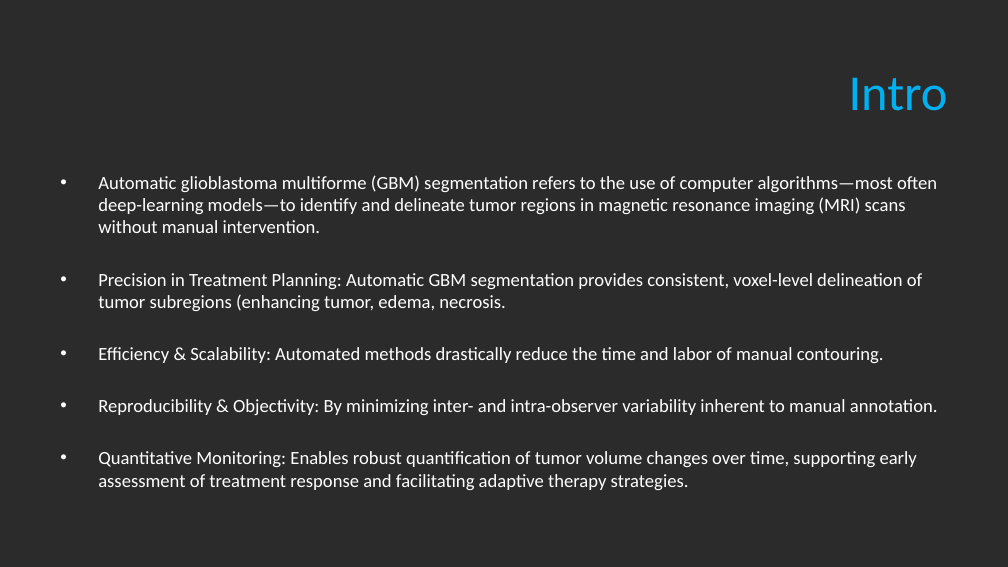
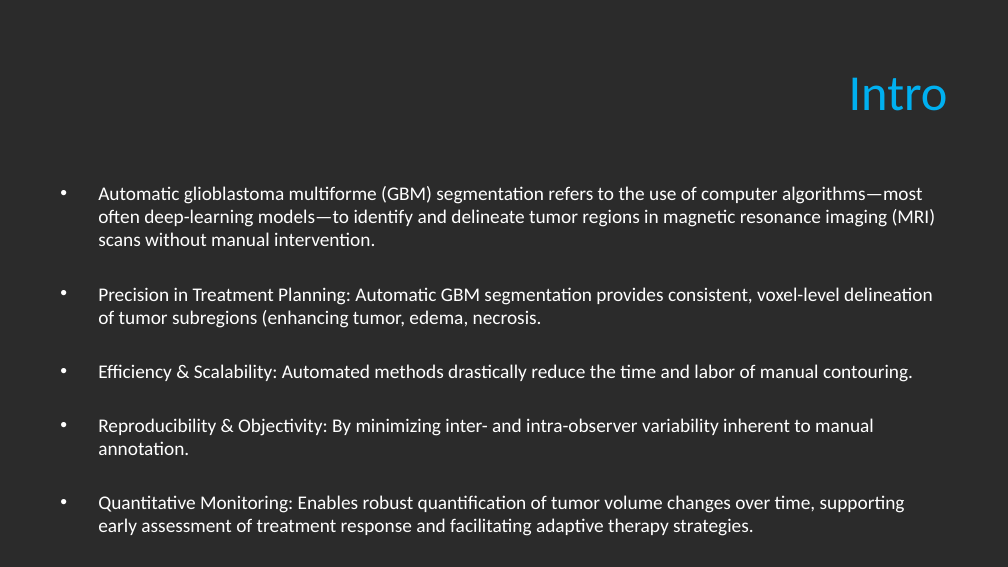
Before and after one commit to daniel-chervin/DS18_FinalProject, a slide deck: slide 2 of ds18_GBM_Autosegmentation.pptx. Drawn at 1008x567 pixels with LibreOffice and Linux fonts; fonts in the diff are those of the drawing; background and template pictures are left out; a plain dark background stands for a picture behind light text. Boxes give left, top, right and bottom in pixels: in the first picture for what was removed or moved away, otherwise in the second. Text is boxed around its words. In the diff, an @@ line names an element or a change of style, - is before the commit and + after.

```diff
--- a/ds18_GBM_Autosegmentation.pptx
+++ b/ds18_GBM_Autosegmentation.pptx
@@ text "Automatic glioblastoma multiforme (GBM) segmentation ...": place and size @@
-text "Automatic glioblastoma multiforme (GBM) segmentation ..." at <box>98,175,938,490</box>
+text "Automatic glioblastoma multiforme (GBM) segmentation ..." at <box>98,186,936,532</box>
@@ text "Automatic glioblastoma multiforme (GBM) segmentation ..." at <box>98,186,936,532</box>: size 13.3 to 13.8 pt @@
```
Also in this commit, not shown: 4 other slides changed, 9 slides added, 3 slides removed.
